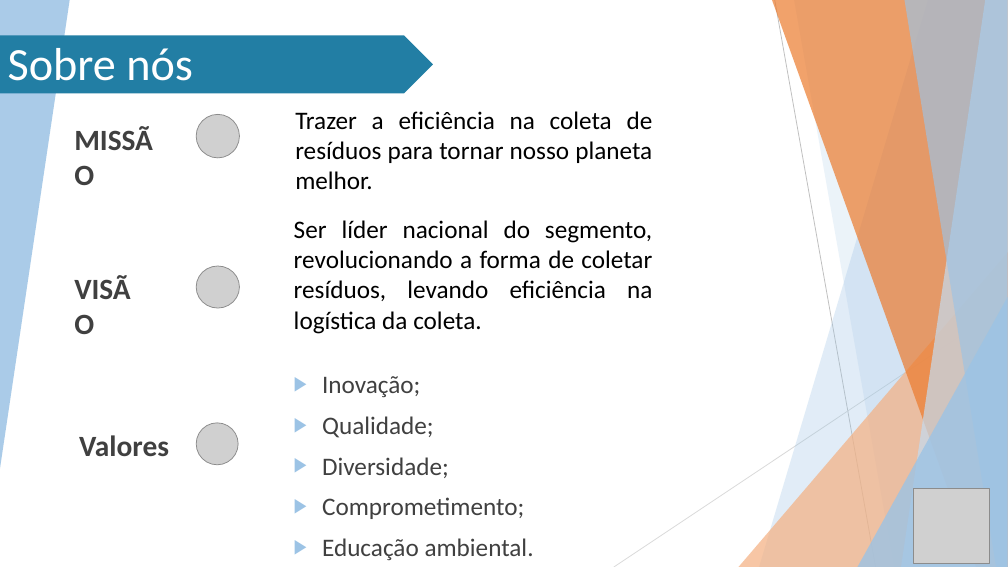
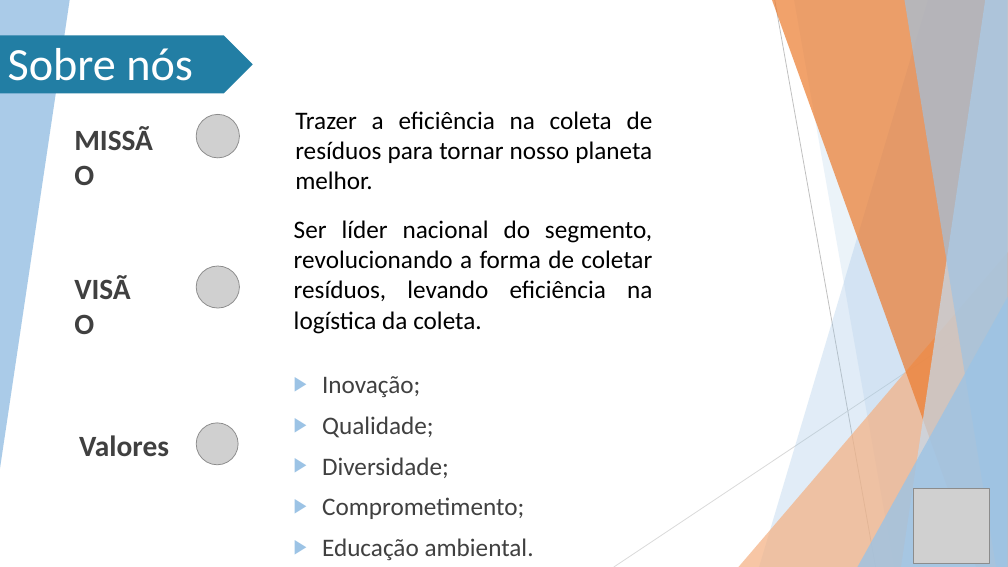
Before and after one commit to Stefany-hub/Projeto2.0, a slide deck: slide 3 of apresentação/MIT PPT (Projeto 2.0).pptx. Drawn at 1008x567 pixels with LibreOffice and Linux fonts; fonts in the diff are those of the drawing; grey boxes stand for pictures. Boxes give left, top, right and bottom in pixels: in the first picture for what was removed or moved away, otherwise in the second. Text is boxed around its words. In the diff, an @@ line names an element or a change of style, - is before the commit and + after.

```diff
--- a/apresentação/MIT PPT (Projeto 2.0).pptx
+++ b/apresentação/MIT PPT (Projeto 2.0).pptx
@@ pentagon arrow: place and size @@
-pentagon arrow at (0, 36, 433, 94)
+pentagon arrow at (0, 36, 253, 94)
```
Also in this commit, not shown: 5 other slides changed, 2 slides added.
